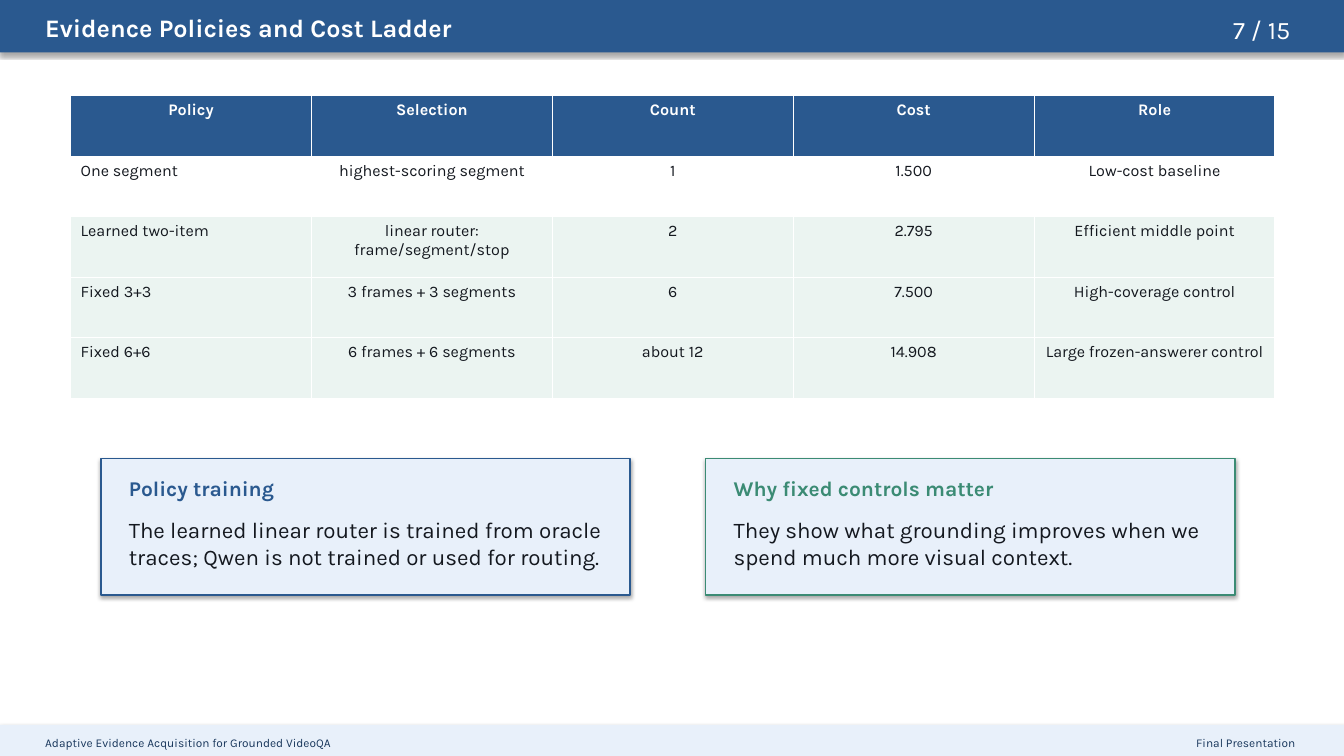
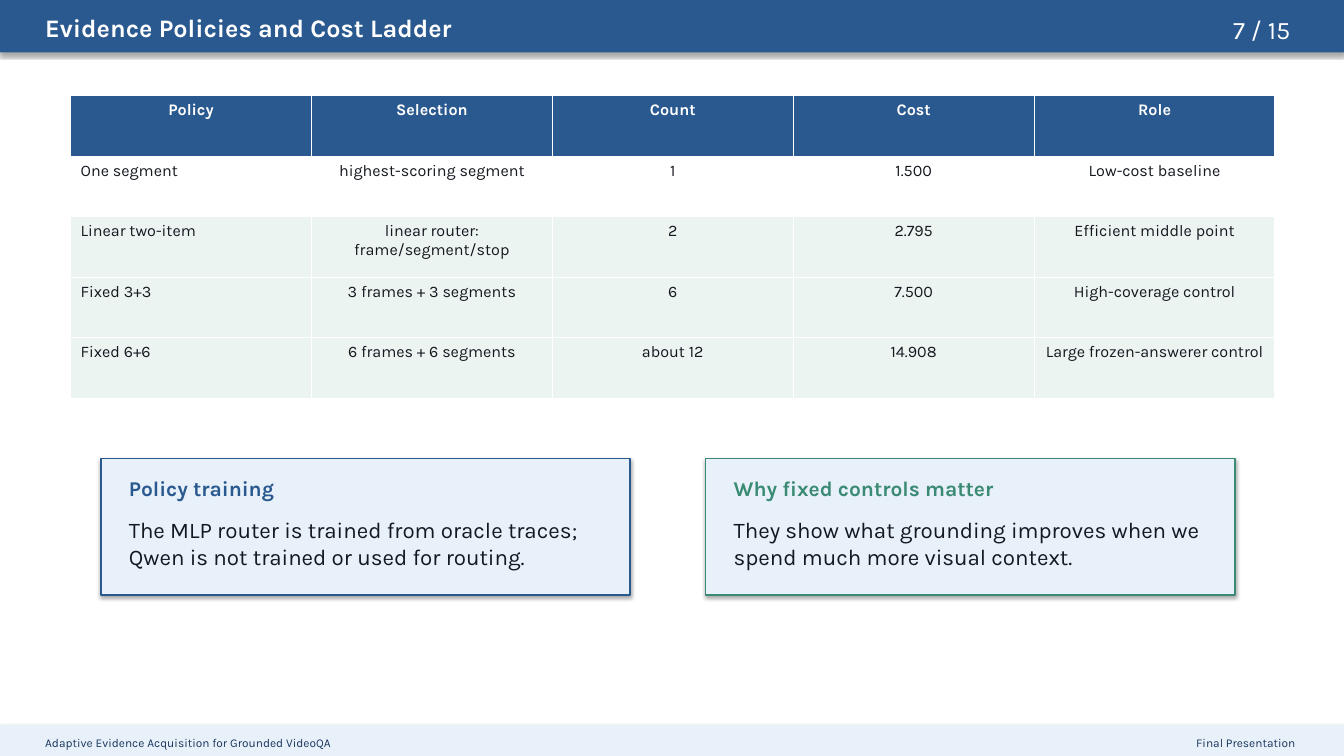
Before and after one commit to riteshthawkar/adaptive-evidence-grounded-videoqa, a slide deck: slide 7 of docs/presentation/research_presentation.pptx. Drawn at 1344x756 pixels with LibreOffice and Linux fonts; fonts in the diff are those of the drawing. Boxes give left, top, right and bottom in pixels: in the first picture for what was removed or moved away, otherwise in the second. Text is boxed around its words. In the diff, an @@ line names an element or a change of style, - is before the commit and + after.

```diff
--- a/docs/presentation/research_presentation.pptx
+++ b/docs/presentation/research_presentation.pptx
@@ table at [71, 96, 1275, 398] @@
-row 3, column 1: Learned two-item
+row 3, column 1: Linear two-item
@@ text at [129, 522, 577, 571]: text changed @@
-The learned linear router is trained from oracle traces; Qwen is not trained or used for routing.
+The MLP router is trained from oracle traces; Qwen is not trained or used for routing.
```
Also in this commit, not shown: 5 other slides changed, 1 other file.
